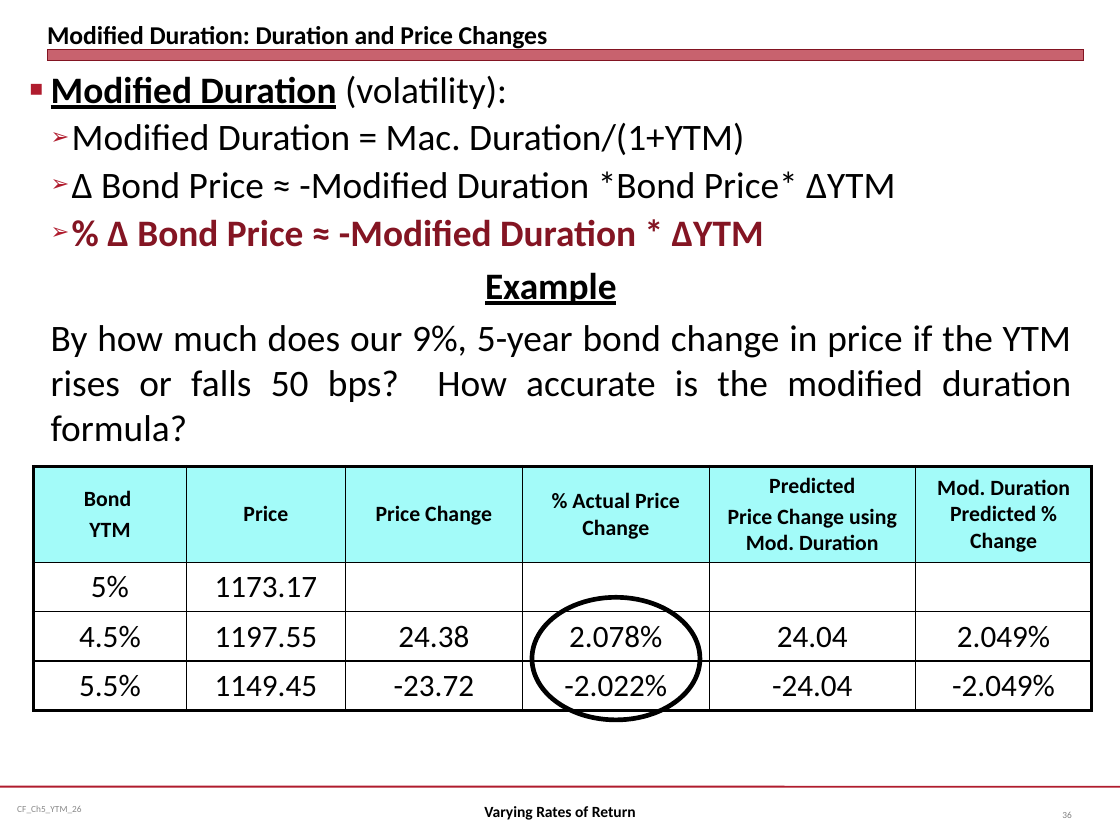
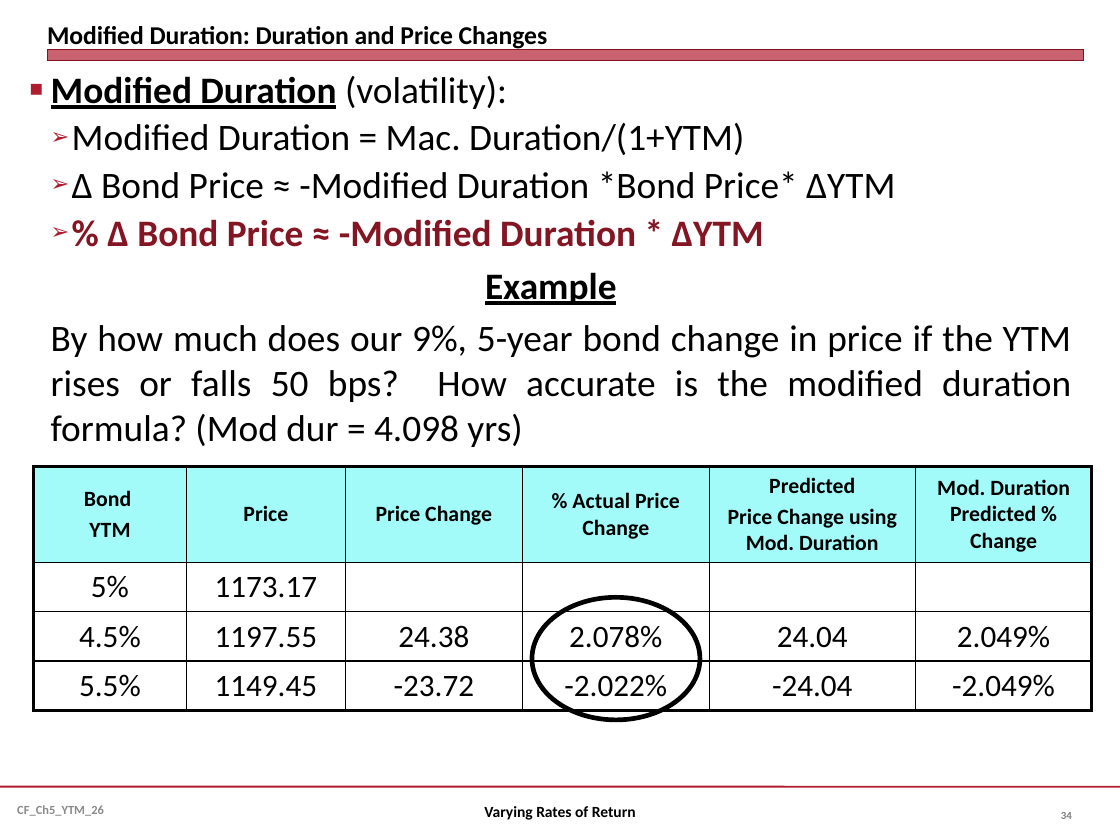
Before and after one commit to jmc877/Corporate-Finance, a slide deck: slide 34 of slides/CF_Ch5_YTM_26.pptx (slide 36 before the commit). Drawn at 1120x840 pixels with LibreOffice and Linux fonts; fonts in the diff are those of the drawing. Boxes give left, top, right and bottom in pixels: in the first picture for what was removed or moved away, otherwise in the second. Text is boxed around its words. In the diff, an @@ line names an element or a change of style, - is before the commit and + after.

```diff
--- a/slides/CF_Ch5_YTM_26.pptx
+++ b/slides/CF_Ch5_YTM_26.pptx
@@ text at bbox=[51, 325, 1071, 447]: text changed @@
-By how much does our 9%, 5-year bond change in price if the YTM rises or falls 50 bps? How accurate is the modified duration formula?
+By how much does our 9%, 5-year bond change in price if the YTM rises or falls 50 bps? How accurate is the modified duration formula? (Mod dur = 4.098 yrs)
@@ text "CF_Ch5_YTM_26" at bbox=[17, 805, 104, 816]: size 6 to 8 pt, bold on @@
@@ page number at bbox=[1061, 812, 1072, 819]: text changed; size 6 to 7 pt; bold on @@
-36
+34
```
Also in this commit, not shown: 40 other slides changed, 2 slides added, 4 slides removed, 4 other files.
